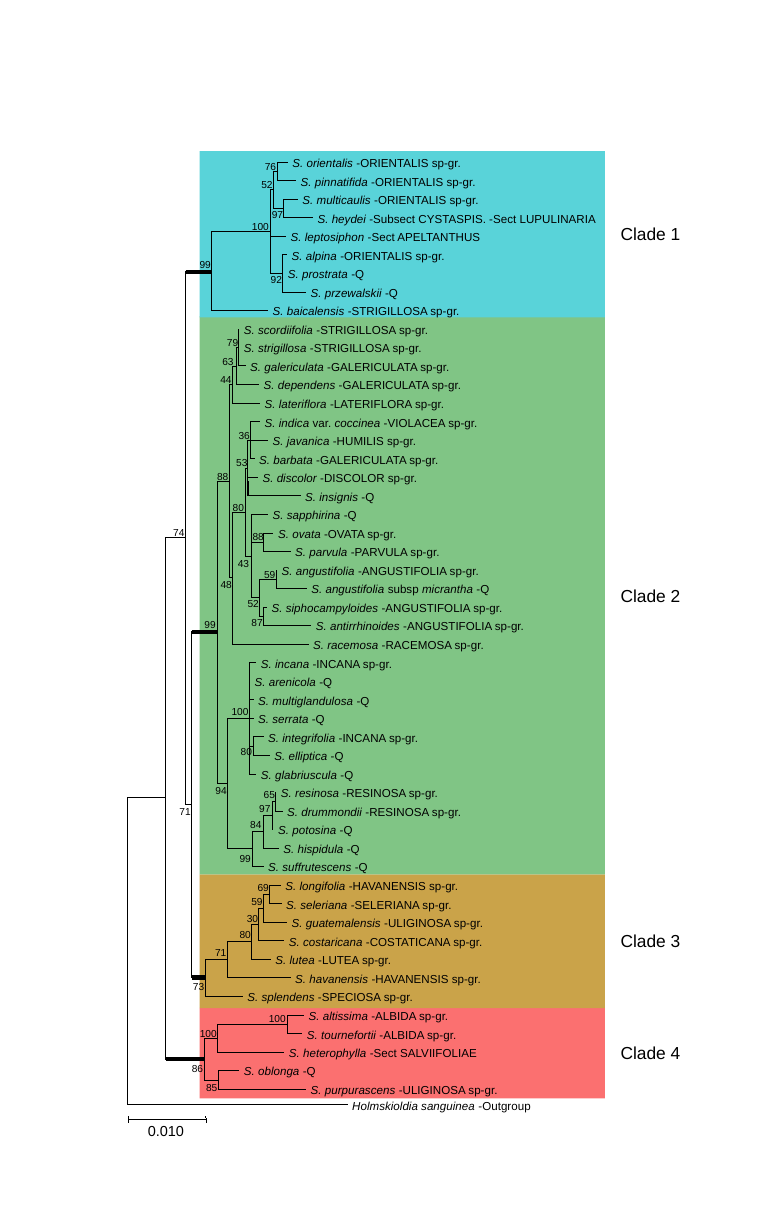
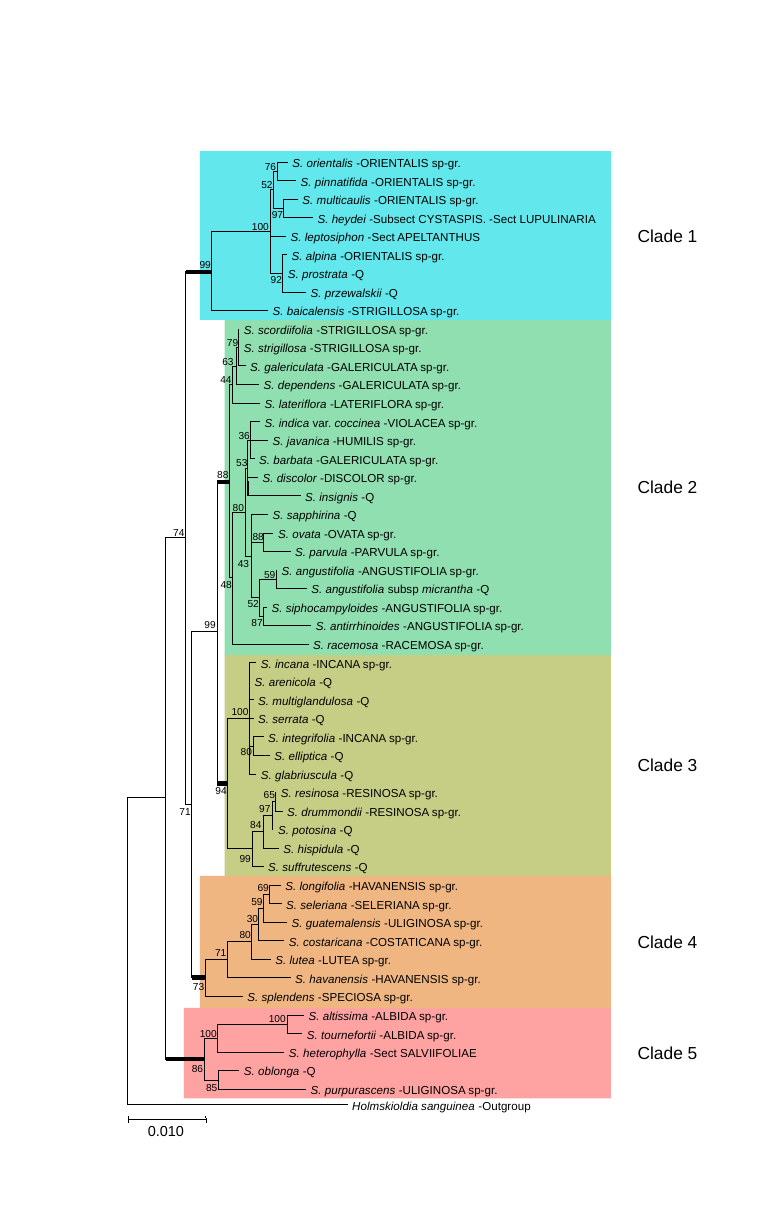
Before and after one commit to bryceaskey/scutellariaMetabolites, a slide deck: slide 1 of figures/phylogeneticTrees/phylo-tree-51sp2.pptx. Drawn at 782x1232 pixels with LibreOffice and Linux fonts; fonts in the diff are those of the drawing. Boxes give left, top, right and bottom in pixels: in the first picture for what was removed or moved away, otherwise in the second. Text is boxed around its words. In the diff, an @@ line names an element or a change of style, - is before the commit and + after.

```diff
--- a/figures/phylogeneticTrees/phylo-tree-51sp2.pptx
+++ b/figures/phylogeneticTrees/phylo-tree-51sp2.pptx
@@ rectangle: place and size @@
-rectangle at (200,151,606,318)
+rectangle at (200,151,611,320)
@@ rectangle at (200,151,611,320): fill #59D3D9 to #62E8EC @@
@@ text "Clade 1": place and size @@
-text "Clade 1" at (621,227,681,240)
+text "Clade 1" at (638,229,698,242)
@@ rectangle: place and size @@
-rectangle at (200,316,606,874)
+rectangle at (225,320,611,655)
@@ rectangle at (225,320,611,655): fill #80C585 to #90DFB0 @@
@@ text "Clade 2": place and size @@
-text "Clade 2" at (621,589,681,602)
+text "Clade 2" at (638,480,698,493)
@@ line moved from (192, 632) - (218, 632) to (217, 482) - (229, 482) @@
@@ rectangle added at (225,654,611,876), fill #C6CE86 @@
@@ text "Clade 3": place and size @@
-text "Clade 3" at (621,934,681,947)
+text "Clade 3" at (638,758,698,771)
@@ line added from (217, 783) to (228, 783), #000000 3 pt @@
@@ rectangle: place and size @@
-rectangle at (200,874,606,1007)
+rectangle at (200,876,611,1008)
@@ rectangle at (200,876,611,1008): fill #CAA349 to #F0B682 @@
@@ text "Clade 4": place and size @@
-text "Clade 4" at (621,1046,681,1059)
+text "Clade 4" at (638,935,698,948)
@@ rectangle: place and size @@
-rectangle at (200,1007,606,1098)
+rectangle at (184,1007,610,1098)
@@ rectangle at (184,1007,610,1098): fill #FB7070 to #FFA2A2 @@
@@ text added at (638,1046,698,1059), 12 pt, text #000000 @@
+Clade 5
```
Also in this commit, not shown: 23 other files.
